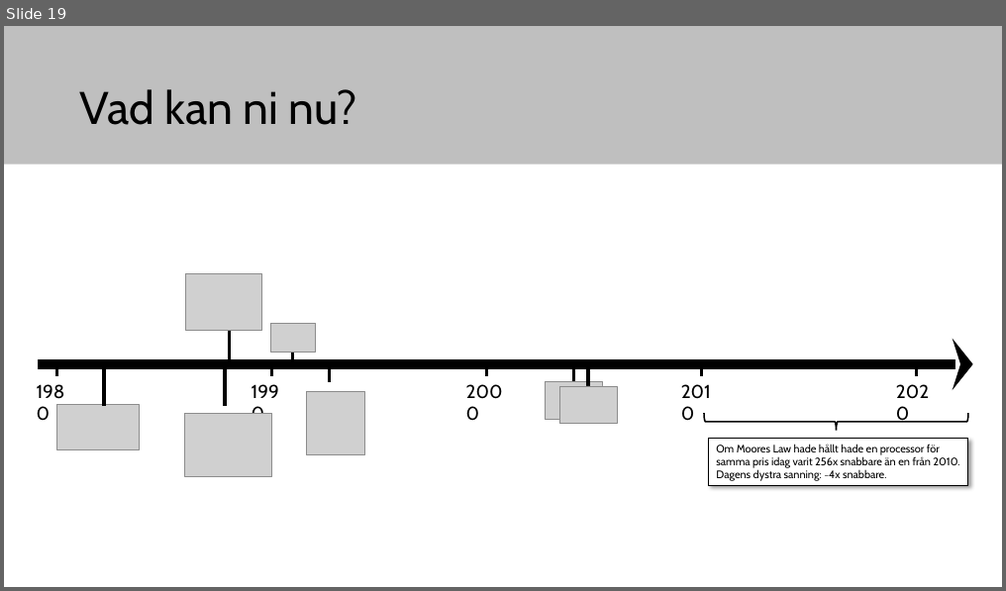
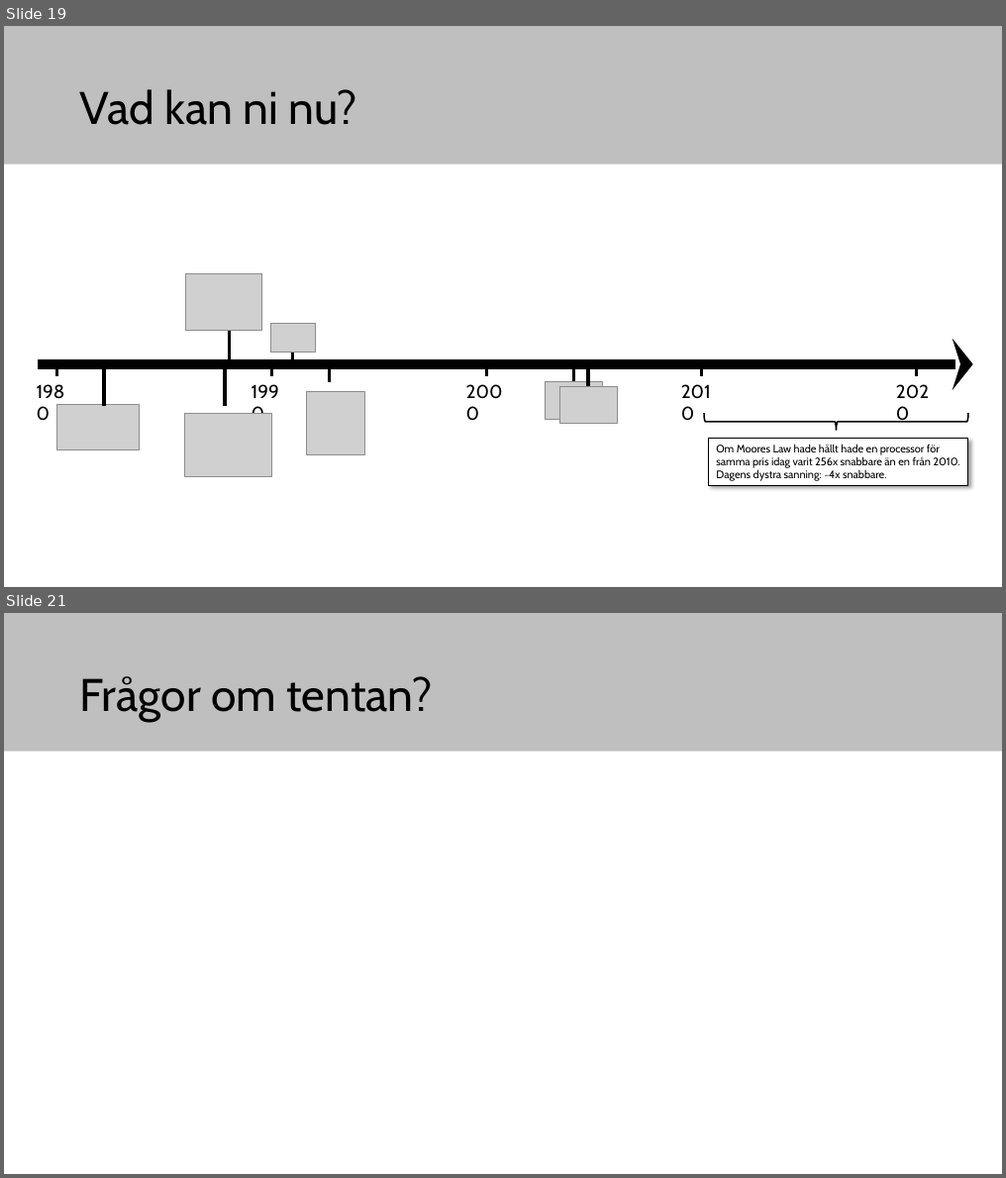
Before and after one commit to elias-at-chalmers/mop-lecture_notes-mirror, a slide deck: slides/lecture12_future_and_wrapup.pptx. Shown one above the other, each under a label of ours: slide 19 before the commit, slides 19 and 21 after it; the slides between them are not shown. The pictures are 1006x591 and 1006x1178 pixels, drawn with LibreOffice and Linux fonts; fonts in the diff are those of the drawing; grey boxes stand for pictures. Boxes give left, top, right and bottom in pixels: in the first picture for what was removed or moved away, otherwise in the second. Text is boxed around its words. In the diff, an @@ line names an element or a change of style, - is before the commit and + after.

```diff
--- a/slides/lecture12_future_and_wrapup.pptx
+++ b/slides/lecture12_future_and_wrapup.pptx
@@ slide 21 added at [4, 613, 1002, 1174], background #FFFFFF; not listed: 1 template element that a slide beside it also shows @@
@@ title added at [80, 676, 433, 722], 44 pt, text #000000 @@
+Frågor om tentan?
```
Also in this commit, not shown: 4 slides changed, 8 other slides added, 7 slides removed.
